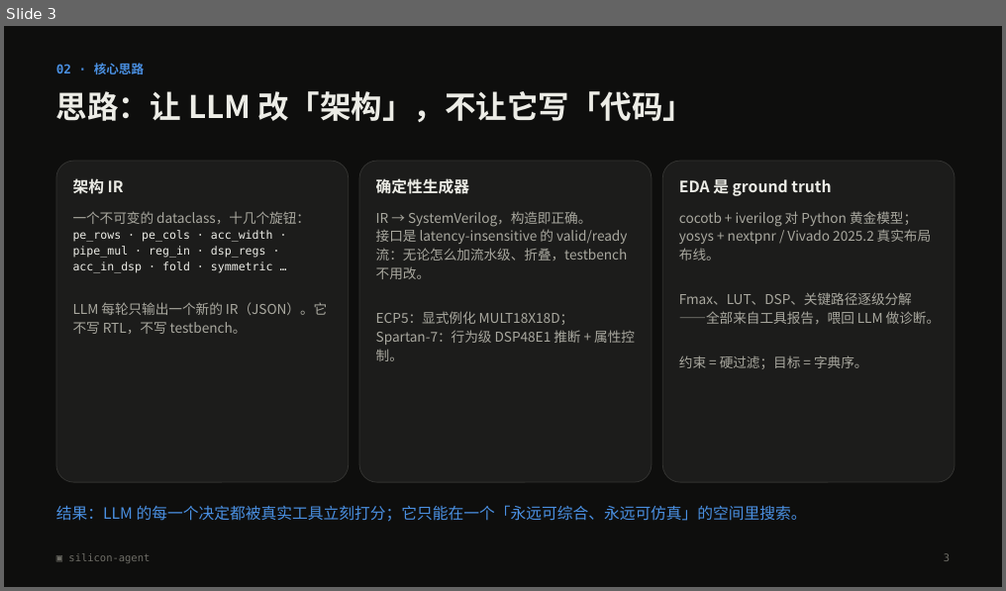
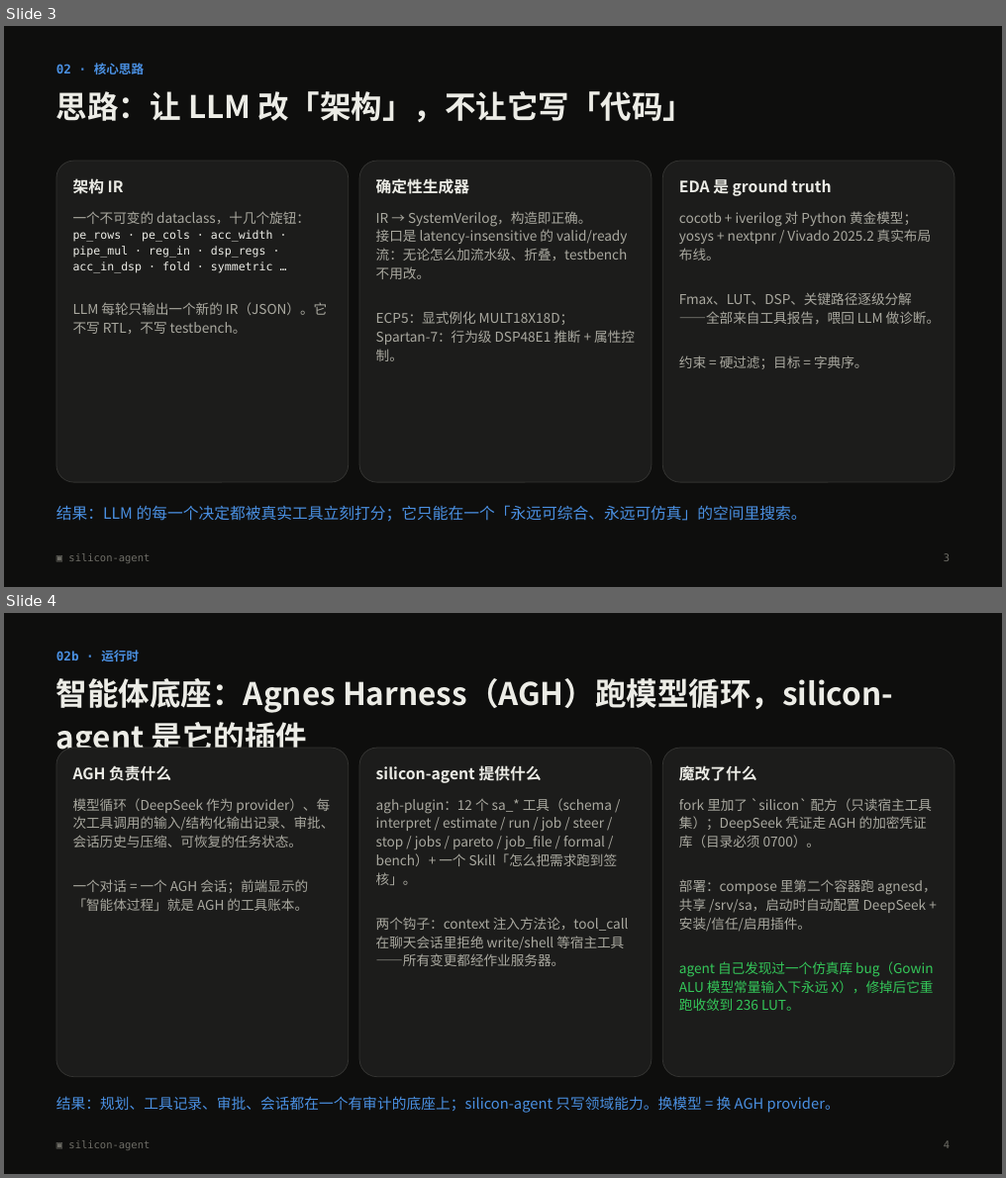
Before and after one commit to Last-emo-boy/SILVOLUTION, a slide deck: docs/silicon-agent-pitch.pptx. Shown one above the other, each under a label of ours: slide 3 before the commit, slides 3 and 4 after it. The pictures are 1006x591 and 1006x1178 pixels, drawn with LibreOffice and Linux fonts; fonts in the diff are those of the drawing. Boxes give left, top, right and bottom in pixels: in the first picture for what was removed or moved away, otherwise in the second. Text is boxed around its words. In the diff, an @@ line names an element or a change of style, - is before the commit and + after.

Commit message:
Pitch: Agnes Harness runtime slide; Gowin conv2d agent-driven result

```diff
--- a/docs/silicon-agent-pitch.pptx
+++ b/docs/silicon-agent-pitch.pptx
@@ slide 4 added at (x1=4, y1=613, x2=1002, y2=1174), background #0E0E0D @@
@@ text added at (x1=56, y1=650, x2=139, y2=662), 12 pt, text #4A90E2, bold @@
+02b · 运行时
@@ text added at (x1=56, y1=678, x2=893, y2=748), 30 pt, text #ECECE6, bold @@
+智能体底座：Agnes Harness（AGH）跑模型循环，silicon-agent 是它的插件
@@ rounded rectangle added at (x1=56, y1=748, x2=349, y2=1077), fill #1C1C1B, outline #333331 0.75 pt @@
@@ rounded rectangle added at (x1=359, y1=748, x2=651, y2=1077), fill #1C1C1B, outline #333331 0.75 pt @@
@@ rounded rectangle added at (x1=662, y1=748, x2=954, y2=1077), fill #1C1C1B, outline #333331 0.75 pt @@
@@ text added at (x1=73, y1=765, x2=171, y2=781), 15 pt, text #ECECE6, bold @@
+AGH 负责什么
@@ text added at (x1=376, y1=765, x2=542, y2=783), 15 pt, text #ECECE6, bold @@
+silicon-agent 提供什么
@@ text added at (x1=679, y1=765, x2=757, y2=781), 15 pt, text #ECECE6, bold @@
+魔改了什么
@@ text added at (x1=73, y1=798, x2=335, y2=911), 13 pt, text #A9A89F @@
+模型循环（DeepSeek 作为 provider）、每次工具调用的输入/结构化输出记录、审批、会话历史与压缩、可恢复的任务状态。
+一个对话 = 一个 AGH 会话；前端显示的「智能体过程」就是 AGH 的工具账本。
@@ text added at (x1=376, y1=798, x2=629, y2=966), 13 pt, text #A9A89F @@
+agh-plugin：12 个 sa_* 工具（schema / interpret / estimate / run / job / steer / stop / jobs / pareto / job_file / formal / bench）+ 一个 Skill「怎么把需求跑到签核」。
+两个钩子：context 注入方法论，tool_call 在聊天会话里拒绝 write/shell 等宿主工具——所有变更都经作业服务器。
@@ text added at (x1=679, y1=798, x2=937, y2=1011), 13 pt, text #A9A89F @@
+fork 里加了 `silicon` 配方（只读宿主工具集）；DeepSeek 凭证走 AGH 的加密凭证库（目录必须 0700）。
+部署：compose 里第二个容器跑 agnesd，共享 /srv/sa，启动时自动配置 DeepSeek + 安装/信任/启用插件。
+agent 自己发现过一个仿真库 bug（Gowin ALU 模型常量输入下永远 X），修掉后它重跑收敛到 236 LUT。
@@ text added at (x1=56, y1=1096, x2=840, y2=1113), 14 pt, text #4A90E2 @@
+结果：规划、工具记录、审批、会话都在一个有审计的底座上；silicon-agent 只写领域能力。换模型 = 换 AGH provider。
@@ text added at (x1=68, y1=1141, x2=150, y2=1151), 10 pt, text #6F6E67 @@
+▣ silicon-agent
@@ text added at (x1=944, y1=1141, x2=949, y2=1149), 10 pt, text #6F6E67 @@
+4
```
Also in this commit, not shown: 12 slides changed, 1 other file.
